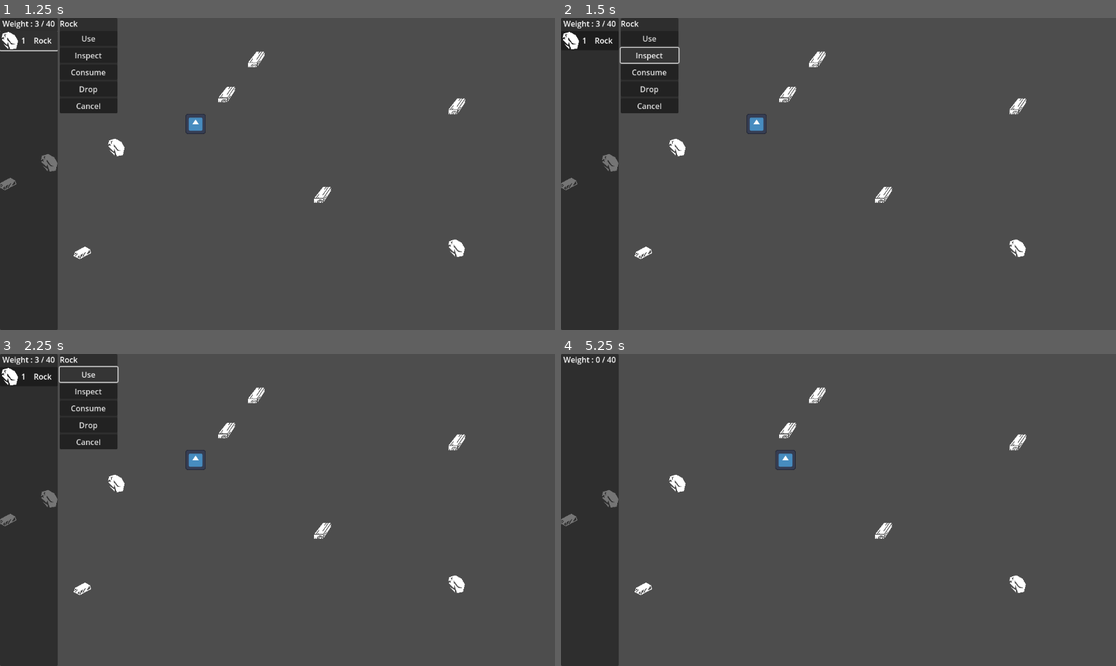
Above: before the commit, frames 1-4 (two rows, left to right).
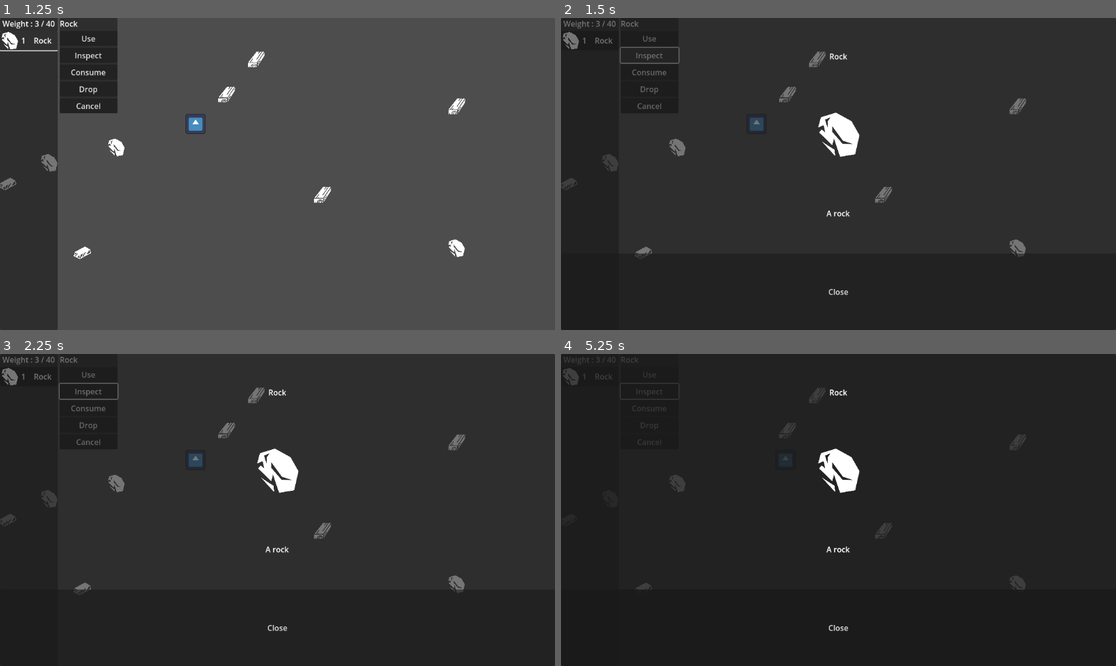
Above: after the commit, the same moments.

Repository: DonKoutsou/Inventory_Tutorial
Game: Godot game, scene res://Scene/world.tscn
Same seed, same stepped clock (60 frames per second), same inputs: the game is played once before the commit and once after it. The engine's default icon, where the game draws it, is replaced by a stand-in: a white triangle on a blue panel in a dark square.
Inputs (mouse positions are in pixels of both pictures, inside the frame that each line leads up to):
- Up to frame 1 (1.25 s): click (27, 39) at 0.5 s
- Up to frame 2 (1.5 s): click "Inspect" at 1.25 s
- Up to frame 3 (2.25 s): click "Use" at 2 s
- Up to frame 4 (5.25 s): click "Consume" at 2.75 s; click "Drop" at 3.5 s; click "Cancel" at 4.25 s; tap Enter at 5 s; hold D (MoveRight) from 5.03 s (still down)

Frame 1 is identical in both runs. In frame 2, 87% of the frame differs, in the area x 0-100%, y 0-100%; in frame 3, 87%; in frame 4, 90%.

Commit message:
Item Inspection

Diff:
--- a/InventorySystem/PlayerInventory.tres
+++ b/InventorySystem/PlayerInventory.tres
@@ -1,7 +1,9 @@
-[gd_resource type="Resource" script_class="Inventory" load_steps=2 format=3 uid="uid://d1yploys54j8i"]
+[gd_resource type="Resource" script_class="Inventory" load_steps=3 format=3 uid="uid://d1yploys54j8i"]
 
 [ext_resource type="Script" path="res://InventorySystem/Scripts/Inventory.gd" id="1_tmfcx"]
+[ext_resource type="PackedScene" uid="uid://5ddtx5p6g2ln" path="res://Scene/Item2D.tscn" id="1_ycioe"]
 
 [resource]
 script = ExtResource("1_tmfcx")
 MaxWeight = 40.0
+BaseItemScene = ExtResource("1_ycioe")
--- a/InventorySystem/Scripts/Inventory.gd
+++ b/InventorySystem/Scripts/Inventory.gd
@@ -3,12 +3,14 @@
 class_name Inventory
 
 @export var MaxWeight : float = 40
+@export var BaseItemScene : PackedScene
 
 var _CurrentWeight : float = 0
 
 var _InventoryContents : Array[InventoryItemContainer]
 
 signal ContainerCreated(Cont : InventoryItemContainer)
+signal OnItemDropped(It : Item)
 signal OnWeightChanged(NewW : float)
 
 func AddItemToInventory(It : Item) -> void:
@@ -29,8 +31,10 @@
 		ContainerCreated.emit(ItemContainer)
 		OnItemAdded(It)
 
-func RemoveItemFromContainer(Cont : InventoryItemContainer) -> void:
+func RemoveItemFromContainer(Cont : InventoryItemContainer, DropToFloor : bool = true) -> void:
 	Cont.UpdateAmm(-1)
+	if (DropToFloor):
+		OnItemDropped.emit(Cont.GetContainedItem())
 	OnItemRemoved(Cont.GetContainedItem())
 	if (Cont.GetAmmount() == 0):
 		_InventoryContents.erase(Cont)
--- /dev/null
+++ b/InventorySystem/Scripts/ItemInspector.gd
@@ -0,0 +1,15 @@
+extends Control
+
+class_name InspectMenu
+
+@export var ItemNameLabel : Label
+@export var ItemIconTex : TextureRect
+@export var ItemDescLabel : Label
+
+func SetItem(It : Item) -> void:
+	ItemNameLabel.text = It.GetItemName()
+	ItemIconTex.texture = It.GetItemIcon()
+	ItemDescLabel.text = It.GetItemDescription()
+
+func On_Close_Button_Pressed() -> void:
+	queue_free()
--- a/InventorySystem/Scripts/UIInventoryContainer.gd
+++ b/InventorySystem/Scripts/UIInventoryContainer.gd
@@ -9,6 +9,7 @@
 var _ItemCont : InventoryItemContainer
 
 signal OnContainerSelected
+signal OnContainerDeselected
 
 func RegisterContainer(Cont : InventoryItemContainer) -> void:
 	Cont.connect("OnAmmountUpdated", OnAmmountUpdated)
@@ -28,4 +29,5 @@
 	OnContainerSelected.emit()
 
 func DeleteSelf() -> void:
+	OnContainerDeselected.emit()
 	queue_free()
--- a/InventorySystem/Scripts/inventory_screen.gd
+++ b/InventorySystem/Scripts/inventory_screen.gd
@@ -7,6 +7,7 @@
 @export var ItemOptions : UIItemOptions
 @export var InventoryContainerScene : PackedScene
 @export var Inv : Inventory
+@export var InventoryDescriptorScene : PackedScene
 
 var SelectedContainer : InventoryItemContainer
 
@@ -29,14 +30,24 @@
 		visible = !visible
 
 func OnItemContainerSelected(ItemContainer : InventoryUIContainer) -> void:
+	if (SelectedContainer != null):
+		SelectedContainer.disconnect("OnContainerEmptied", OnItemContainerDeselected)
 	SelectedContainer = ItemContainer.GetContainer()
+	SelectedContainer.connect("OnContainerEmptied", OnItemContainerDeselected)
 	ItemOptions.SetSelectedItem(SelectedContainer.GetContainedItem())
+
+func OnItemContainerDeselected() -> void:
+	SelectedContainer.disconnect("OnContainerEmptied", OnItemContainerDeselected)
+	SelectedContainer = null
+	ItemOptions.visible = false
 
 func OnItemUsed() -> void:
 	pass
 
 func OnItemInspected() -> void:
-	pass
+	var Inspector = InventoryDescriptorScene.instantiate() as InspectMenu
+	Inspector.SetItem(SelectedContainer.GetContainedItem())
+	add_child(Inspector)
 
 func OnItemConsumed() -> void:
 	pass
--- /dev/null
+++ b/InventorySystem/UI/InspectMenu.tscn
@@ -0,0 +1,59 @@
+[gd_scene load_steps=3 format=3 uid="uid://djdnd5pxni077"]
+
+[ext_resource type="Script" path="res://InventorySystem/Scripts/ItemInspector.gd" id="1_7n1os"]
+[ext_resource type="Texture2D" uid="uid://dbef7m4ge226k" path="res://Assets/ItemIcons/metal-bar.png" id="1_vobof"]
+
+[node name="InspectMenu" type="Control" node_paths=PackedStringArray("ItemNameLabel", "ItemIconTex", "ItemDescLabel")]
+layout_mode = 3
+anchors_preset = 15
+anchor_right = 1.0
+anchor_bottom = 1.0
+grow_horizontal = 2
+grow_vertical = 2
+script = ExtResource("1_7n1os")
+ItemNameLabel = NodePath("PanelContainer/VBoxContainer/ItemName")
+ItemIconTex = NodePath("PanelContainer/VBoxContainer/ItemIcon")
+ItemDescLabel = NodePath("PanelContainer/VBoxContainer/ItemDesc")
+
+[node name="PanelContainer" type="PanelContainer" parent="."]
+layout_mode = 1
+anchors_preset = 15
+anchor_right = 1.0
+anchor_bottom = 1.0
+grow_horizontal = 2
+grow_vertical = 2
+
+[node name="VBoxContainer" type="VBoxContainer" parent="PanelContainer"]
+layout_mode = 2
+
+[node name="ItemName" type="Label" parent="PanelContainer/VBoxContainer"]
+layout_mode = 2
+size_flags_vertical = 3
+text = "Item Name"
+horizontal_alignment = 1
+vertical_alignment = 1
+
+[node name="ItemIcon" type="TextureRect" parent="PanelContainer/VBoxContainer"]
+custom_minimum_size = Vector2(100, 100)
+layout_mode = 2
+size_flags_horizontal = 4
+size_flags_vertical = 6
+texture = ExtResource("1_vobof")
+expand_mode = 1
+
+[node name="ItemDesc" type="Label" parent="PanelContainer/VBoxContainer"]
+layout_mode = 2
+size_flags_vertical = 3
+text = "Descriptions
+geagjeaigjiae
+agejgieajigaej
+agega"
+horizontal_alignment = 1
+vertical_alignment = 1
+
+[node name="CloseButton" type="Button" parent="PanelContainer/VBoxContainer"]
+layout_mode = 2
+size_flags_vertical = 3
+text = "Close"
+
+[connection signal="pressed" from="PanelContainer/VBoxContainer/CloseButton" to="." method="On_Close_Button_Pressed"]
--- a/InventorySystem/UI/InventoryScreen.tscn
+++ b/InventorySystem/UI/InventoryScreen.tscn
@@ -1,9 +1,10 @@
-[gd_scene load_steps=5 format=3 uid="uid://dkuhd6c2h0lgo"]
+[gd_scene load_steps=6 format=3 uid="uid://dkuhd6c2h0lgo"]
 
 [ext_resource type="PackedScene" uid="uid://dhkxl5wenauc5" path="res://InventorySystem/UI/InventoryContainer.tscn" id="1_5ipix"]
 [ext_resource type="Script" path="res://InventorySystem/Scripts/inventory_screen.gd" id="1_hygpf"]
 [ext_resource type="Resource" uid="uid://d1yploys54j8i" path="res://InventorySystem/PlayerInventory.tres" id="3_a71yv"]
 [ext_resource type="PackedScene" uid="uid://dx8u4ur25i1wi" path="res://InventorySystem/UI/ui_item_options.tscn" id="4_op0cp"]
+[ext_resource type="PackedScene" uid="uid://djdnd5pxni077" path="res://InventorySystem/UI/InspectMenu.tscn" id="4_u7s1f"]
 
 [node name="InventoryScreen" type="Control" node_paths=PackedStringArray("WeightText", "ContainerPlacement", "ItemOptions")]
 layout_mode = 3
@@ -18,6 +19,7 @@
 ItemOptions = NodePath("HBoxContainer/UIItemOptions")
 InventoryContainerScene = ExtResource("1_5ipix")
 Inv = ExtResource("3_a71yv")
+InventoryDescriptorScene = ExtResource("4_u7s1f")
 
 [node name="HBoxContainer" type="HBoxContainer" parent="."]
 layout_mode = 1
--- a/Scene/character.tscn
+++ b/Scene/character.tscn
@@ -5,7 +5,7 @@
 [ext_resource type="Texture2D" uid="uid://cce0u4esct65l" path="res://icon.svg" id="3_serrs"]
 
 [sub_resource type="CircleShape2D" id="CircleShape2D_nsht6"]
-radius = 20.025
+radius = 20.0
 
 [node name="Character" type="Node2D"]
 position = Vector2(406, 220)
--- a/Scripts/character.gd
+++ b/Scripts/character.gd
@@ -4,6 +4,14 @@
 
 @export var Speed : float
 @export var Inv : Inventory
+
+func _ready() -> void:
+	Inv.connect("OnItemDropped", DropItemToFeet)
+
+func DropItemToFeet(It : Item) -> void:
+	var ItemSc = Inv.BaseItemScene.instantiate() as Item2D
+	ItemSc.SetItem(It)
+	get_parent().add_child(ItemSc)
 
 func _physics_process(delta: float) -> void:
 	if (Input.is_action_pressed("MoveUp")):
